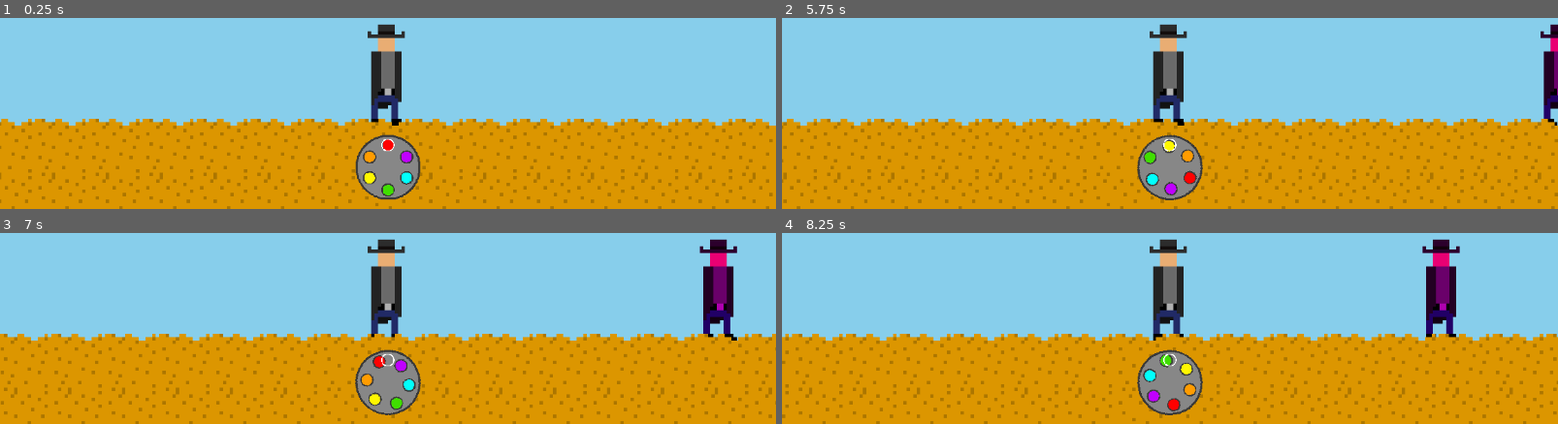
Above: before the commit, frames 1-4 (two rows, left to right).
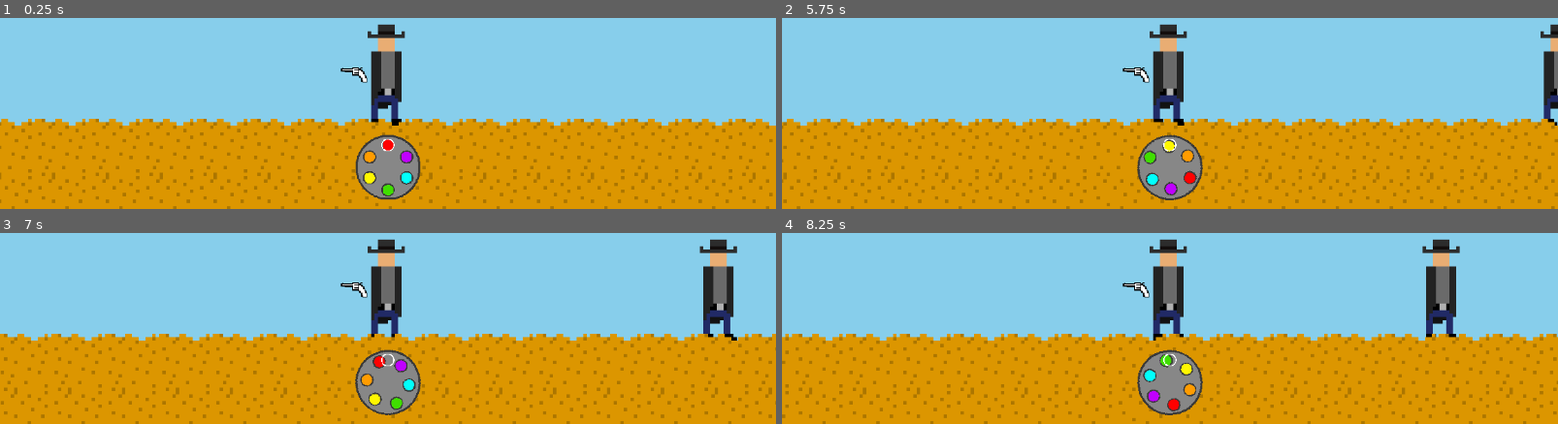
Above: after the commit, the same moments.

Repository: kedrickfudala/One-Button-Game-Jam
Game: Godot game, scene res://src/levels/world.tscn
Two runs of this game, one before a commit and one after it. Both use one fixed random seed, a clock stepped at 60 frames per second and the inputs below.
Inputs (mouse positions are in pixels of both pictures, inside the frame that each line leads up to):
- Up to frame 1 (0.25 s): no input
- Up to frame 2 (5.75 s): tap Enter (ui_accept) at 0.5, 1.35, 1.52, 1.82, 2.85, 3.02, 3.32, 4.35, 4.52, 4.82 s; move the mouse to (outside the picture) at 0.52 s; hold Enter (ui_accept) 0.53-1.28 s; move the mouse to (outside the picture) at 1.27 s; move the mouse to (outside the picture) at 2.02 s; hold Enter (ui_accept) 2.03-2.78 s; move the mouse to (1131, 77) at 2.77 s; move the mouse to (1402, 56) at 3.52 s; hold Enter (ui_accept) 3.53-4.28 s; move the mouse to (outside the picture) at 4.27 s; move the mouse to (outside the picture) at 5.02 s; hold Enter (ui_accept) from 5.03 s (still down)
- Up to frame 3 (7 s): move the mouse to (outside the picture) at 5.77 s; release Enter (ui_accept) at 5.78 s; tap Enter (ui_accept) at 5.85, 6.02, 6.32 s; move the mouse to (outside the picture) at 6.52 s; hold Enter (ui_accept) from 6.53 s (still down)
- Up to frame 4 (8.25 s): move the mouse to (outside the picture) at 7.27 s; release Enter (ui_accept) at 7.28 s; tap Enter (ui_accept) at 7.35, 7.52, 7.82 s; move the mouse to (outside the picture) at 8.02 s; hold Enter (ui_accept) from 8.03 s (still down)

The runs differ from the first frame. In frame 1, 0.1% of the frame differs, in the area x 43-48%, y 25-35%; in frame 2, 0.8%; in frame 3, 1.6%, in the area x 43-95%, y 3-53%; in frame 4, 1.6%.

Commit message:
broken garbage

Diff:
--- /dev/null
+++ b/Gun.gd
@@ -0,0 +1,15 @@
+extends Node2D
+
+
+
+
+
+
+# Called when the node enters the scene tree for the first time.
+func _ready():
+	pass # Replace with function body.
+
+
+# Called every frame. 'delta' is the elapsed time since the previous frame.
+func _process(delta):
+	pass
--- a/src/enemy.gd
+++ b/src/enemy.gd
@@ -8,6 +8,8 @@
 
 @onready var facing_direction : int = 0
 @onready var speed : int = 17
+
+
 
 func _ready():
 	pass
--- a/src/enemy.tscn
+++ b/src/enemy.tscn
@@ -9,13 +9,15 @@
 [sub_resource type="RectangleShape2D" id="RectangleShape2D_1wjgw"]
 size = Vector2(22, 30)
 
+[sub_resource type="RectangleShape2D" id="RectangleShape2D_d6hv1"]
+size = Vector2(11, 30)
+
 [node name="Enemy" type="CharacterBody2D"]
 collision_layer = 8
 collision_mask = 4
 script = ExtResource("1_p34i2")
 
 [node name="Sprite2D" type="Sprite2D" parent="."]
-modulate = Color(1, 0, 1, 1)
 position = Vector2(0, -16)
 texture = ExtResource("1_xquyi")
 
@@ -37,3 +39,7 @@
 [node name="CollisionShape2D" type="CollisionShape2D" parent="Hitbox"]
 position = Vector2(5, -15)
 shape = SubResource("RectangleShape2D_1wjgw")
+
+[node name="CollisionShape2D" type="CollisionShape2D" parent="."]
+position = Vector2(0, -15)
+shape = SubResource("RectangleShape2D_d6hv1")
--- /dev/null
+++ b/src/gun.tscn
@@ -0,0 +1,18 @@
+[gd_scene load_steps=3 format=3 uid="uid://cfm6cb5li3ojn"]
+
+[ext_resource type="Script" path="res://Gun.gd" id="1_c7y4h"]
+[ext_resource type="Texture2D" uid="uid://c1dia758uq16v" path="res://assets/sprites/OBGun.png" id="2_s368y"]
+
+[node name="Node2D" type="Node2D"]
+script = ExtResource("1_c7y4h")
+
+[node name="Sprite2D" type="Sprite2D" parent="."]
+scale = Vector2(0.3, 0.3)
+texture = ExtResource("2_s368y")
+
+[node name="RayCast2D" type="RayCast2D" parent="."]
+position = Vector2(-5, 0)
+target_position = Vector2(-200, 0)
+collision_mask = 4
+hit_from_inside = true
+collide_with_areas = true
--- a/src/player.gd
+++ b/src/player.gd
@@ -19,6 +19,11 @@
 @onready var facing_direction : int = 1
 @onready var speed : int = 15
 
+@onready var raycast = $Gun/RayCast2D
+@onready var enemy = get_parent().get_node("Enemy")
+
+
+
 func _ready():
 	input_timer.wait_time = 0.1
 	input_timer.one_shot = true
@@ -31,12 +36,17 @@
 	update_animations()
 
 	spawn_enemies()
-
+	print(raycast.is_colliding())
 func fire():
 	chamber_slot = fmod(snapped(chamber_slot, 1), 6)
 	chamber_spin = 0
 	print("CSLOT " + str(chamber_slot) + " CSPIN " + str(chamber_spin))
 	print("FIRE " + str(chamber[chamber_slot]))
+	if(raycast.is_colliding()):
+		var hit_collider = raycast.get_collider()
+		print(hit_collider)
+		if hit_collider.name == enemy:
+			print("enemy killed")
 
 func take_input():
 	if get_global_mouse_position().x > self.global_position.x:
--- a/src/player.tscn
+++ b/src/player.tscn
@@ -1,7 +1,8 @@
-[gd_scene load_steps=8 format=3 uid="uid://ctbqfe6jsmrpf"]
+[gd_scene load_steps=10 format=3 uid="uid://ctbqfe6jsmrpf"]
 
 [ext_resource type="Script" path="res://src/player.gd" id="1_fq5sw"]
 [ext_resource type="Texture2D" uid="uid://d3p2wdvbxnj17" path="res://assets/sprites/enemyIdleanim.png" id="2_jsyrq"]
+[ext_resource type="PackedScene" uid="uid://cfm6cb5li3ojn" path="res://src/gun.tscn" id="3_0opbc"]
 [ext_resource type="PackedScene" uid="uid://2q3gfbn6rw51" path="res://src/enemy_spawner.tscn" id="3_vxv3x"]
 [ext_resource type="Texture2D" uid="uid://drend5dvhqx5o" path="res://assets/sprites/chamber.png" id="4_8hpxv"]
 [ext_resource type="Texture2D" uid="uid://xdbrqisykt4i" path="res://assets/sprites/selectedSlot.png" id="5_g620u"]
@@ -11,6 +12,9 @@
 
 [sub_resource type="RectangleShape2D" id="RectangleShape2D_ciftm"]
 size = Vector2(384, 216)
+
+[sub_resource type="RectangleShape2D" id="RectangleShape2D_5miv1"]
+size = Vector2(11, 30)
 
 [node name="Player" type="CharacterBody2D"]
 collision_layer = 2
@@ -65,3 +69,10 @@
 
 [node name="EnemySpawnTimer" type="Timer" parent="."]
 autostart = true
+
+[node name="Gun" parent="." instance=ExtResource("3_0opbc")]
+position = Vector2(-10, -16)
+
+[node name="CollisionShape2D" type="CollisionShape2D" parent="."]
+position = Vector2(-0.5, -15)
+shape = SubResource("RectangleShape2D_5miv1")
Binary file added: assets/sprites/OBEnemy.png
Not shown, added: assets/sprites/OBEnemy.png.import
Binary file added: assets/sprites/OBGun.png
Not shown, added: assets/sprites/OBGun.png.import
Not shown: 1 places in src/enemy.tscn that only renumber resources
